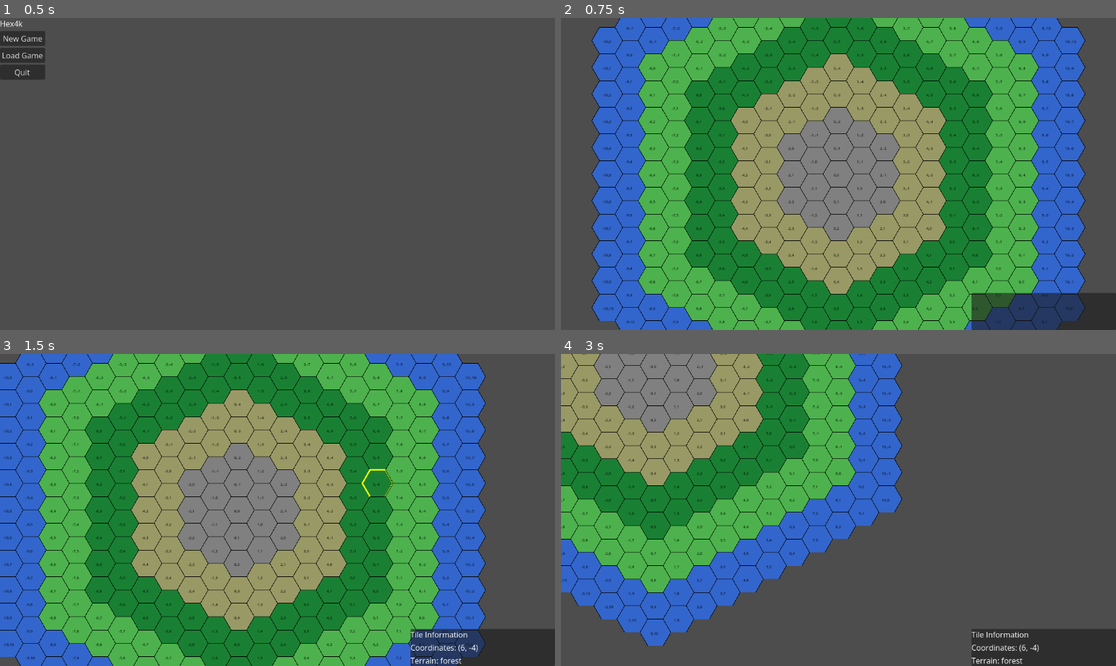
Above: before the commit, frames 1-4 (two rows, left to right).
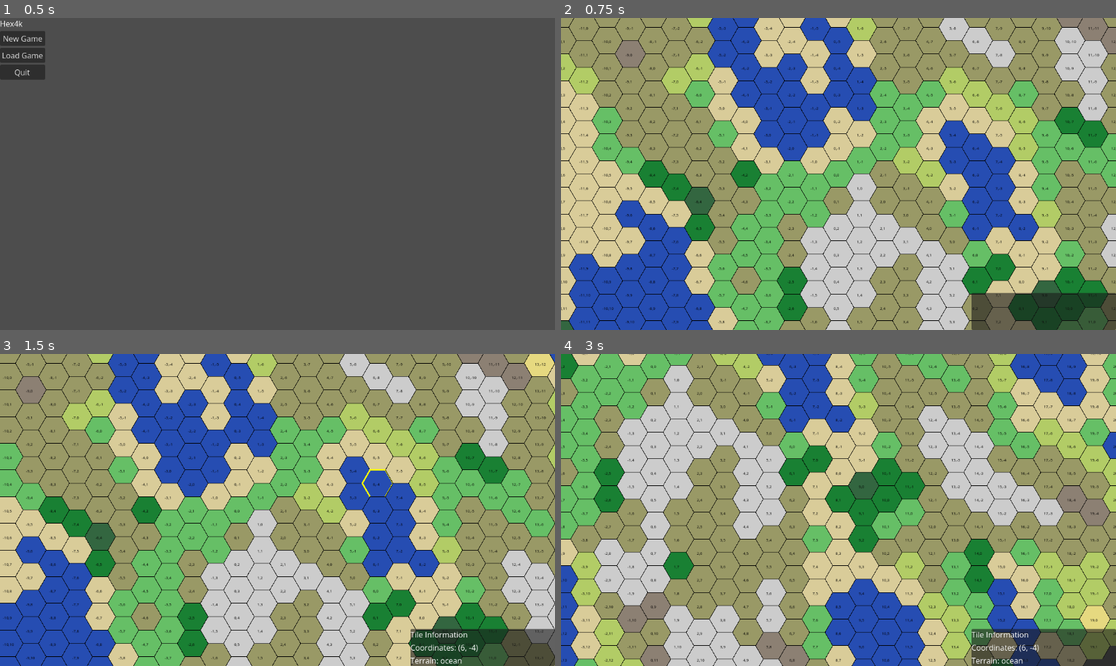
Above: after the commit, the same moments.

Repository: hyperbaton/hex4k
Game: Godot game, scene res://scenes/MainMenu.tscn
Two runs of this game, one before a commit and one after it. Both use one fixed random seed, a clock stepped at 60 frames per second and the inputs below.
Inputs (mouse positions are in pixels of both pictures, inside the frame that each line leads up to):
- Up to frame 1 (0.5 s): no input
- Up to frame 2 (0.75 s): click "New Game" at 0.5 s
- Up to frame 3 (1.5 s): tap Enter at 1.25 s; move the mouse to (399, 494) at 1.27 s; hold Right (ui_right) from 1.28 s (still down); click (399, 494) at 1.42 s
- Up to frame 4 (3 s): move the mouse to (727, 525) at 2.02 s; release Right (ui_right) at 2.03 s; hold Down (ui_down) 2.03-2.78 s; move the mouse to (894, 441) at 2.77 s; hold Right (ui_right) from 2.78 s (still down)

Frame 1 is identical in both runs. In frame 2, 94% of the frame differs, in the area x 0-100%, y 0-100%; in frame 3, 94%; in frame 4, 95%.

Commit message:
Add basic temp and humidity generation

Diff:
--- a/src/world/HexGrid.gd
+++ b/src/world/HexGrid.gd
@@ -2,11 +2,38 @@
 class_name HexGrid
 
 const HEX_SIZE := 32.0
-const MAP_RADIUS := 10
+const MAP_RADIUS := 20
 
 var selected_tile: HexTile = null
+@export var noise_seed: int = 12345
+@export var noise_scale := 0.08
+
+var altitude_noise := FastNoiseLite.new()
+
+@export var humidity_seed_offset := 999
+@export var humidity_scale := 0.1
+
+var humidity_noise := FastNoiseLite.new()
+
+@export var temperature_seed_offset := 499
+@export var temperature_scale := 0.1
+
+var temperature_noise := FastNoiseLite.new()
 
 signal tile_selected(tile: HexTile)
+
+func _ready():
+	altitude_noise.seed = noise_seed
+	altitude_noise.noise_type = FastNoiseLite.TYPE_SIMPLEX
+	altitude_noise.frequency = noise_scale
+	humidity_noise.seed = noise_seed + humidity_seed_offset
+	humidity_noise.noise_type = FastNoiseLite.TYPE_SIMPLEX
+	humidity_noise.frequency = humidity_scale
+	temperature_noise.seed = noise_seed + temperature_seed_offset
+	temperature_noise.noise_type = FastNoiseLite.TYPE_SIMPLEX
+	temperature_noise.frequency = temperature_scale
+
+	generate_grid()
 
 func _unhandled_input(event):
 	if event is InputEventMouseButton and event.pressed and event.button_index == MOUSE_BUTTON_LEFT:
@@ -40,7 +67,11 @@
 			var tile := HexTile.new()
 			tile.q = q
 			tile.r = r
-			tile.terrain_id = get_basic_terrain(q, r)
+			var altitude = get_altitude(q, r)
+			tile.altitude = altitude
+			var humidity = get_humidity(q, r)
+			tile.humidity = humidity
+			tile.terrain_id = get_terrain_from_altitude(altitude, humidity)
 			tile.position = axial_to_pixel(q, r)
 
 			add_child(tile)
@@ -49,23 +80,48 @@
 	for child in get_children():
 		child.queue_free()
 
+func get_altitude(q: int, r: int) -> float:
+	var x = float(q)
+	var y = float(r)
+	var value = altitude_noise.get_noise_2d(x, y)
+	return (value + 1.0) * 0.5  # [-1,1] → [0,1]
+
+func get_humidity(q: int, r: int) -> float:
+	var value = humidity_noise.get_noise_2d(float(q), float(r))
+	return (value + 1.0) * 0.5
+
+func get_temperature(q: int, r: int) -> float:
+	var value = temperature_noise.get_noise_2d(float(q), float(r))
+	return (value + 1.0) * 0.5
+
 func axial_to_pixel(q: int, r: int) -> Vector2:
 	var x = HEX_SIZE * 3.0/2.0 * q
 	var y = HEX_SIZE * sqrt(3) * (r + q / 2.0)
 	return Vector2(x, y)
 
-func get_basic_terrain(q: int, r: int) -> String:
-	var d = abs(q) + abs(r) + abs(q + r)
-	if d > 16:
-		return "water"
-	elif d > 12:
-		return "plains"
-	elif d > 8:
-		return "forest"
-	elif d > 4:
+func get_terrain_from_altitude(altitude: float, humidity: float) -> String:
+	if altitude < 0.30:
+		return "ocean"
+	elif altitude < 0.40:
+		return "coast"
+	elif altitude < 0.55:
+		if humidity < 0.20:
+			return "desert"
+		elif humidity < 0.40:
+			return "steppe"
+		elif humidity < 0.65:
+			return "plains"
+		elif humidity < 0.85:
+			return "forest"
+		else:
+			return "swamp"
+	elif altitude < 0.70:
 		return "hills"
 	else:
-		return "mountain"
+		if humidity < 0.4:
+			return "dry_mountain"
+		else:
+			return "alpine"
 
 func pixel_to_axial(pos: Vector2) -> Vector2i:
 	var q = (2.0 / 3.0 * pos.x) / HEX_SIZE
--- a/src/world/HexTile.gd
+++ b/src/world/HexTile.gd
@@ -8,6 +8,10 @@
 
 var q: int
 var r: int
+
+var altitude: float
+var humidity: float
+var temperature: float
 
 const HEX_SIZE := 32.0
 
@@ -51,8 +55,16 @@
 func get_terrain_color() -> Color:
 	match terrain_id:
 		"water": return Color(0.2, 0.4, 0.8)
-		"plains": return Color(0.3, 0.7, 0.3)
 		"forest": return Color(0.1, 0.5, 0.2)
 		"hills": return Color(0.6, 0.6, 0.4)
 		"mountain": return Color(0.5, 0.5, 0.5)
+		"ocean": return Color(0.15, 0.3, 0.7)
+		"coast": return Color(0.85, 0.8, 0.6)
+		"desert": return Color(0.9, 0.85, 0.5)
+		"steppe": return Color(0.7, 0.8, 0.4)
+		"plains": return Color(0.4, 0.75, 0.4)
+		"forest": return Color(0.1, 0.5, 0.2)
+		"swamp": return Color(0.2, 0.4, 0.25)
+		"dry_mountain": return Color(0.55, 0.5, 0.45)
+		"alpine": return Color(0.8, 0.8, 0.8)
 		_: return Color.MAGENTA
